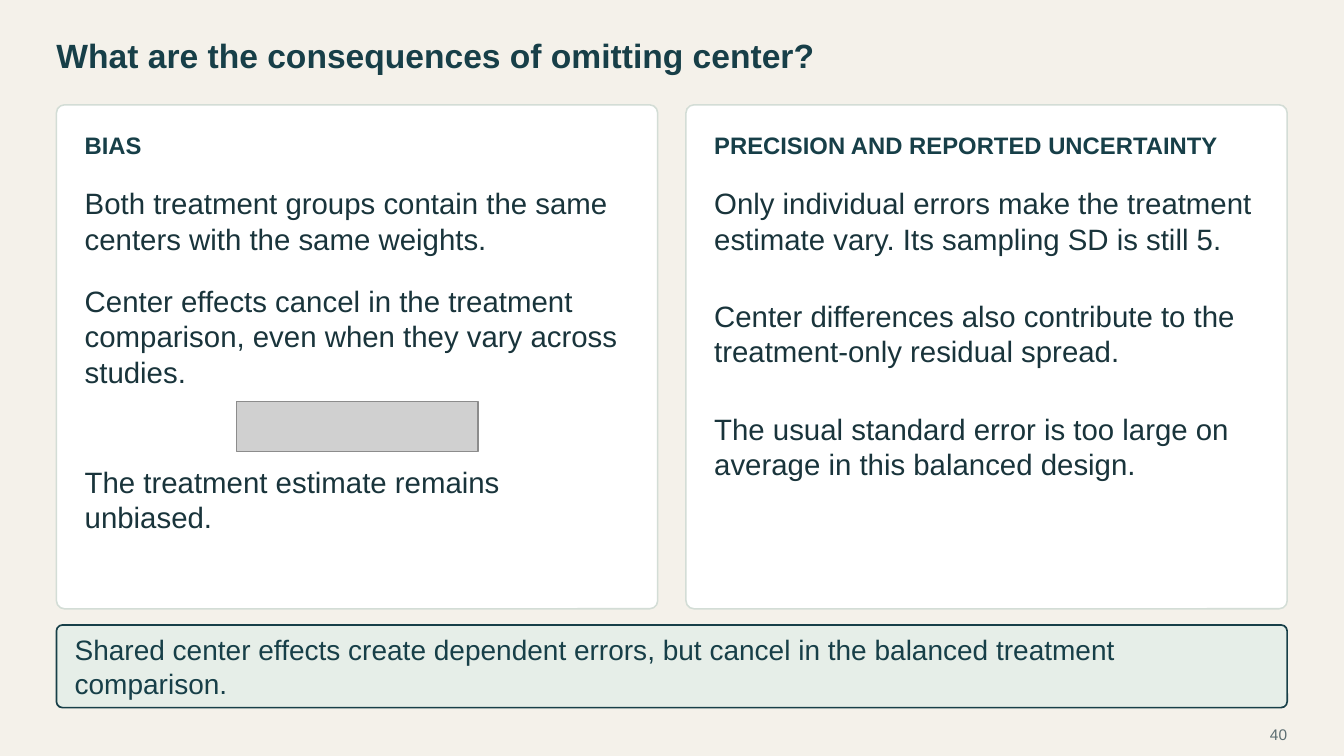
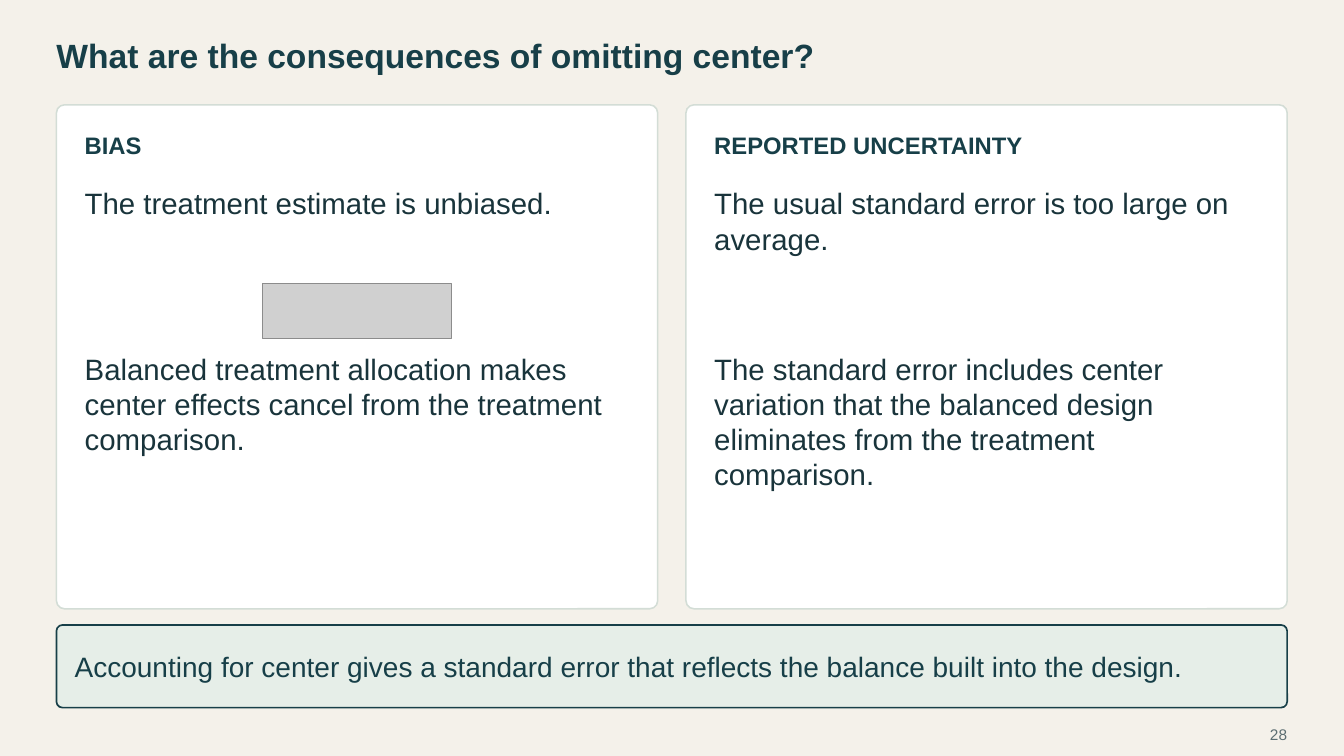
Before and after one commit to Postmus/BeyondMLR, a slide deck: slide 28 of lectures_2627/week1/Beyond_MLR_Week_1.pptx (slide 40 before the commit). Drawn at 1344x756 pixels with LibreOffice and Linux fonts; fonts in the diff are those of the drawing; grey boxes stand for pictures. Boxes give left, top, right and bottom in pixels: in the first picture for what was removed or moved away, otherwise in the second. Text is boxed around its words. In the diff, an @@ line names an element or a change of style, - is before the commit and + after.

```diff
--- a/lectures_2627/week1/Beyond_MLR_Week_1.pptx
+++ b/lectures_2627/week1/Beyond_MLR_Week_1.pptx
@@ text at [714,137,1022,155]: text changed @@
-PRECISION AND REPORTED UNCERTAINTY
+REPORTED UNCERTAINTY
@@ text at [85,192,551,215]: text changed @@
-The treatment estimate remains unbiased.
+The treatment estimate is unbiased.
@@ text removed at [85,192,607,256] @@
-Both treatment groups contain the same centers with the same weights.
@@ text at [714,192,1229,256]: text changed @@
-The usual standard error is too large on average in this balanced design.
+The usual standard error is too large on average.
@@ text removed at [714,192,1251,256] @@
-Only individual errors make the treatment estimate vary. Its sampling SD is still 5.
@@ picture added at [263,283,452,339] @@
@@ text removed at [714,305,1235,368] @@
-Center differences also contribute to the treatment-only residual spread.
@@ text at [85,358,602,456]: text changed @@
-Center effects cancel in the treatment comparison, even when they vary across studies.
+Balanced treatment allocation makes center effects cancel from the treatment comparison.
@@ text added at [714,358,1164,491], 21 pt, text #19343B @@
+The standard error includes center variation that the balanced design eliminates from the treatment comparison.
@@ picture removed at [236,401,478,452] @@
@@ text at [75,656,1181,682]: text changed @@
-Shared center effects create dependent errors, but cancel in the balanced treatment comparison.
+Accounting for center gives a standard error that reflects the balance built into the design.
@@ page number at [1270,729,1287,740]: text changed @@
-40
+28
```
Also in this commit, not shown: 2 slides added, 1 slide removed, 12 other files.
